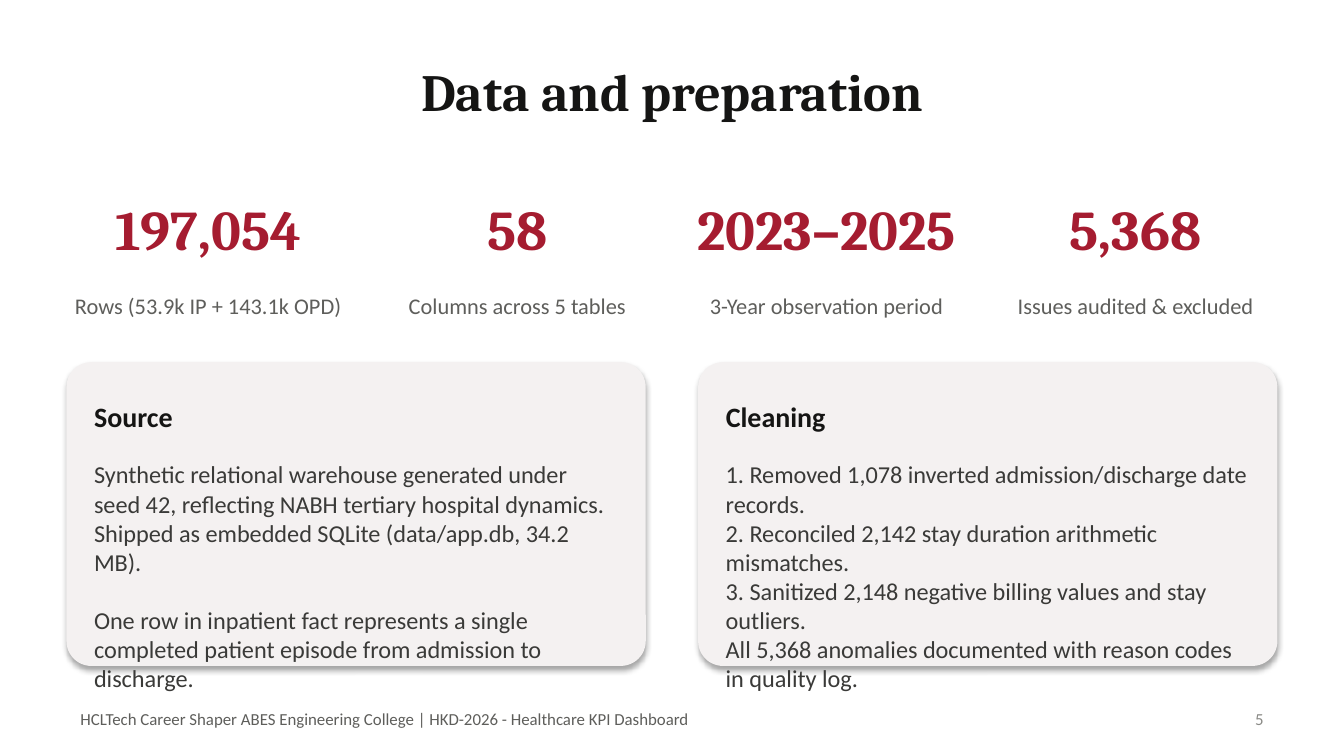
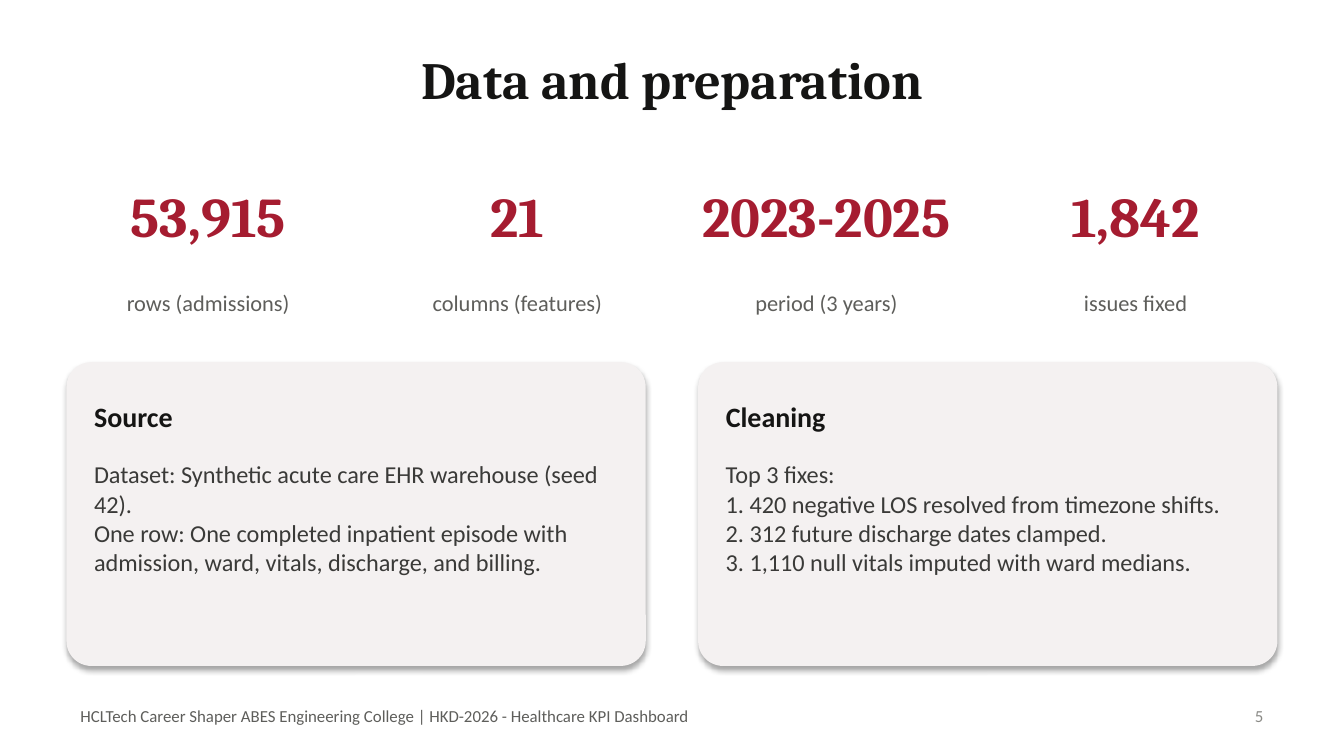
Before and after one commit to ayushpal1506/HclTraining, a slide deck: slide 5 of docs/HKD-2026_Presentation.pptx. Drawn at 1344x756 pixels with LibreOffice and Linux fonts; fonts in the diff are those of the drawing. Boxes give left, top, right and bottom in pixels: in the first picture for what was removed or moved away, otherwise in the second. Text is boxed around its words. In the diff, an @@ line names an element or a change of style, - is before the commit and + after.

Commit message:
fix(presentation): full-bleed slide shapes and complete high-resolution visual text rendering

```diff
--- a/docs/HKD-2026_Presentation.pptx
+++ b/docs/HKD-2026_Presentation.pptx
@@ rectangle added at [0, 0, 1344, 755], fill #FFFFFF @@
@@ vertical alignment middle to top in 11 elements at [80, 710, 688, 725], [1255, 711, 1264, 722], [702, 199, 950, 238], [421, 62, 922, 110], [1084, 295, 1187, 311], [433, 295, 602, 314], [755, 295, 898, 315], [131, 199, 286, 245], [127, 295, 290, 314], [490, 199, 544, 237], [1071, 199, 1200, 245] @@
@@ text at [131, 199, 286, 245]: text changed @@
-197,054
+53,915
@@ text at [490, 199, 544, 237]: text changed @@
-58
+21
@@ text at [702, 199, 950, 238]: text changed @@
-2023–2025
+2023-2025
@@ text at [1071, 199, 1200, 245]: text changed @@
-5,368
+1,842
@@ text at [127, 295, 290, 314]: text changed @@
-Rows (53.9k IP + 143.1k OPD)
+rows (admissions)
@@ text at [433, 295, 602, 314]: text changed @@
-Columns across 5 tables
+columns (features)
@@ text at [755, 295, 898, 315]: text changed @@
-3-Year observation period
+period (3 years)
@@ text at [1084, 295, 1187, 311]: text changed @@
-Issues audited & excluded
+issues fixed
@@ text at [94, 465, 598, 575]: text changed @@
-Synthetic relational warehouse generated under seed 42, reflecting NABH tertiary hospital dynamics. Shipped as embedded SQLite (data/app.db, 34.2 MB).
-One row in inpatient fact represents a single completed patient episode from admission to discharge.
+Dataset: Synthetic acute care EHR warehouse (seed 42).
+One row: One completed inpatient episode with admission, ward, vitals, discharge, and billing.
@@ text at [726, 466, 1219, 575]: text changed @@
-1. Removed 1,078 inverted admission/discharge date records.
-2. Reconciled 2,142 stay duration arithmetic mismatches.
-3. Sanitized 2,148 negative billing values and stay outliers.
-All 5,368 anomalies documented with reason codes in quality log.
+Top 3 fixes:
+1. 420 negative LOS resolved from timezone shifts.
+2. 312 future discharge dates clamped.
+3. 1,110 null vitals imputed with ward medians.
```
Also in this commit, not shown: 10 other slides changed, 15 other files.
